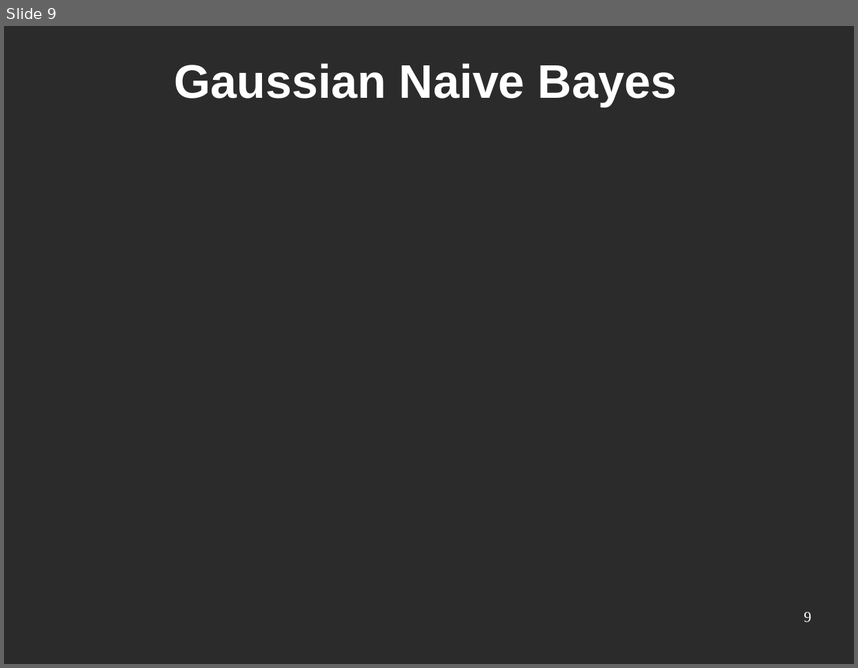
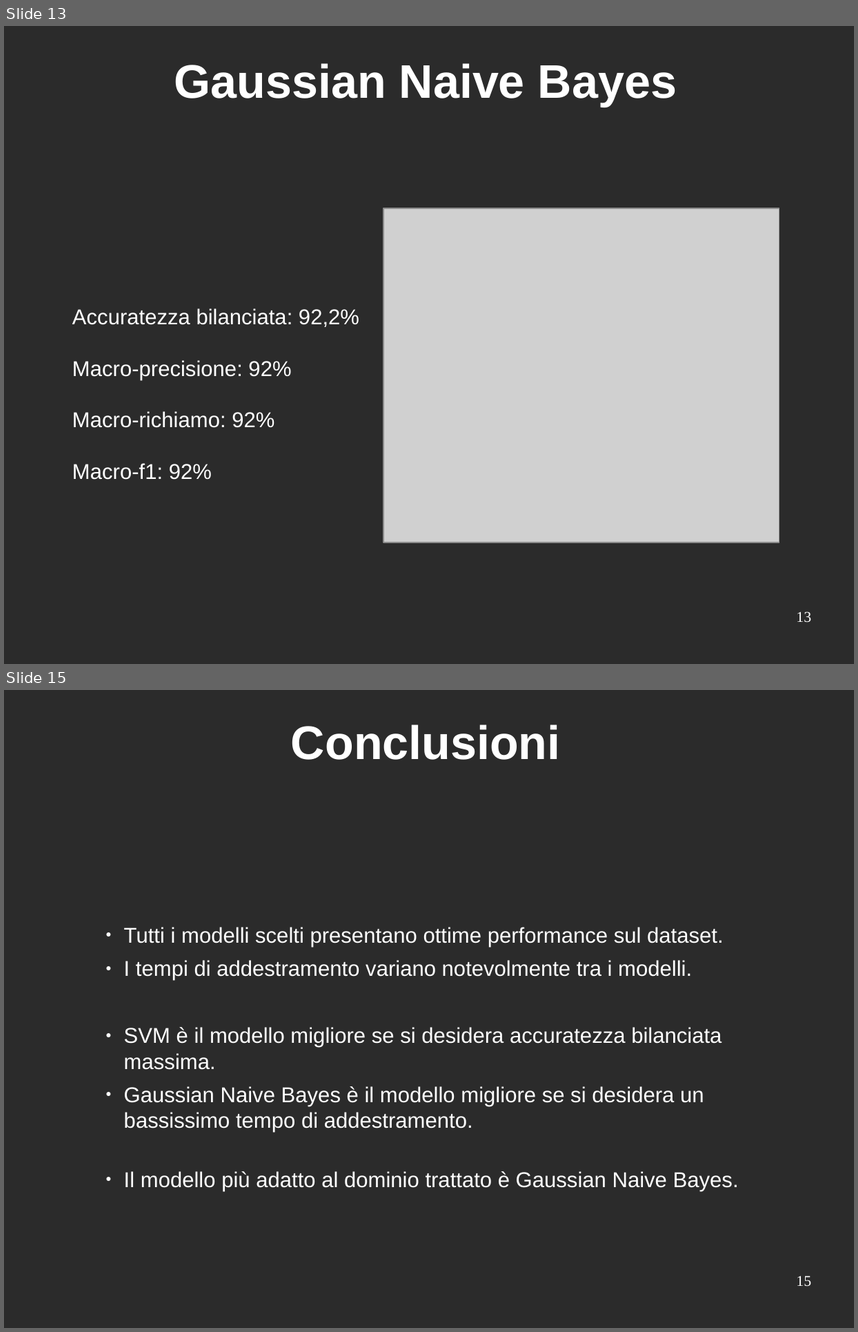
Before and after one commit to mattia010/dry_beans_ML, a slide deck: report/presentation_slides.odp. Shown one above the other, each under a label of ours: slide 9 before the commit, slides 13 and 15 after it; the slides between them are not shown. The pictures are 858x668 and 858x1332 pixels, drawn with LibreOffice and Linux fonts; fonts in the diff are those of the drawing; grey boxes stand for pictures; background and template pictures are left out; a plain dark background stands for a picture behind light text. Boxes give left, top, right and bottom in pixels: in the first picture for what was removed or moved away, otherwise in the second. Text is boxed around its words. In the diff, an @@ line names an element or a change of style, - is before the commit and + after.

```diff
--- a/report/presentation_slides.odp
+++ b/report/presentation_slides.odp
@@ slide 15 added at <box>4,690,854,1328</box>, background picture (left out) @@
@@ title added at <box>291,724,560,760</box>, 44 pt, text #FFFFFF, bold @@
+Conclusioni
@@ text added at <box>124,927,739,1191</box>, 20 pt, text #FFFFFF @@
+  ● Tutti i modelli scelti presentano ottime performance sul dataset.
+  ● I tempi di addestramento variano notevolmente tra i modelli.
+  ● SVM è il modello migliore se si desidera accuratezza bilanciata massima.
+  ● Gaussian Naive Bayes è il modello migliore se si desidera un bassissimo tempo di addestramento.
+  ● Il modello più adatto al dominio trattato è Gaussian Naive Bayes.
@@ page number added at <box>796,1275,811,1286</box>, 14 pt, text #FFFFFF @@
+15
@@ what was slide 9 is now slide 13 @@
@@ slide 13 changed as well @@
@@ picture added at <box>383,208,780,542</box> @@
@@ text added at <box>72,308,359,479</box>, 20 pt, text #FFFFFF @@
+Accuratezza bilanciata: 92,2%
+Macro-precisione: 92%
+Macro-richiamo: 92%
+Macro-f1: 92%
@@ page number at <box>796,611,811,622</box>: text changed @@
-9
+13
```
Also in this commit, not shown: 2 other slides changed, 10 other slides added, 7 slides removed.
